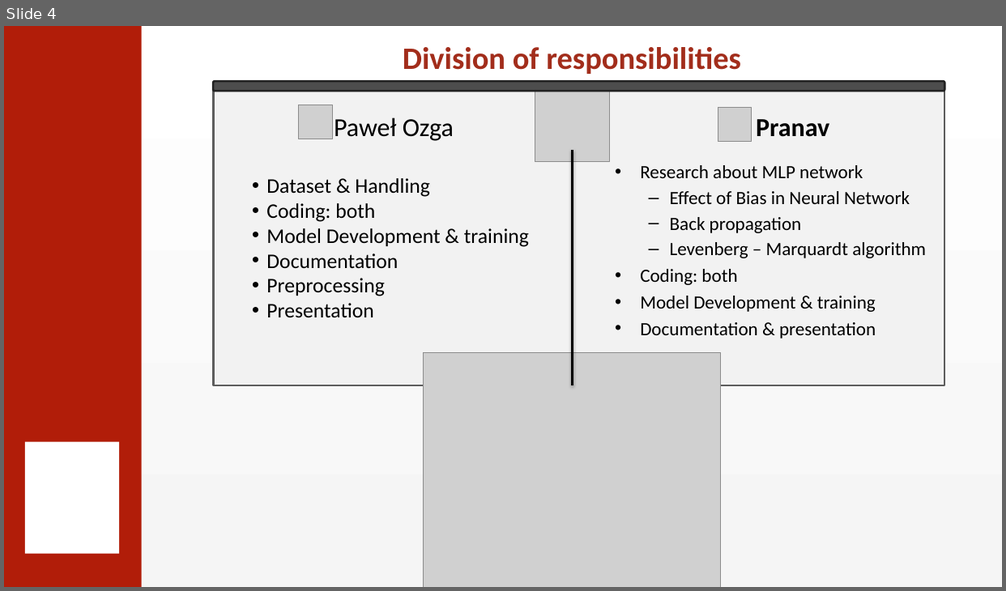
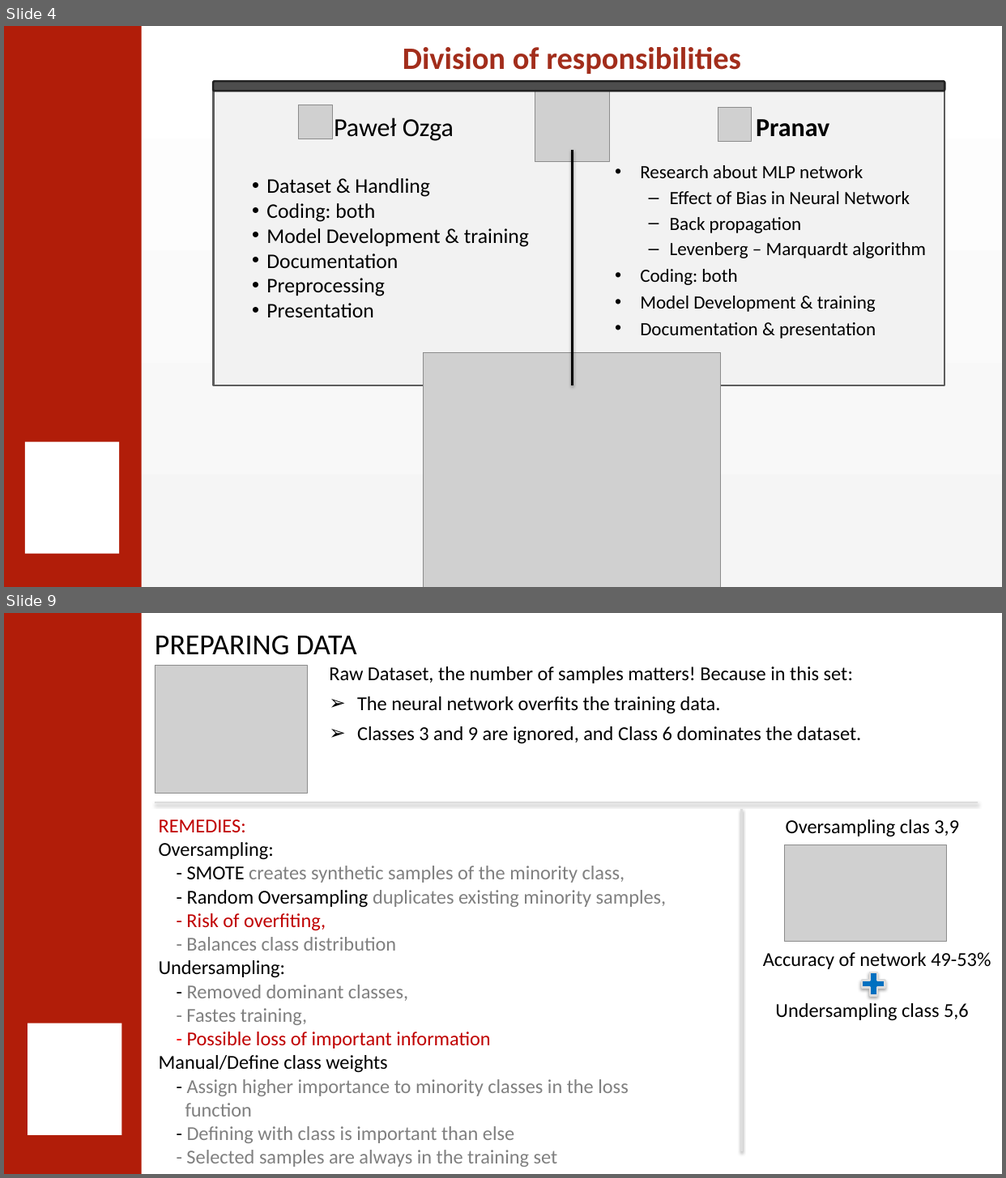
Before and after one commit to 0ZGAnetwork/WineQualityProject, a slide deck: Wine quality classification using Artificial Neural Network.pptx. Shown one above the other, each under a label of ours: slide 4 before the commit, slides 4 and 9 after it; the slides between them are not shown. The pictures are 1006x591 and 1006x1178 pixels, drawn with LibreOffice and Linux fonts; fonts in the diff are those of the drawing; grey boxes stand for pictures; background and template pictures are left out. Boxes give left, top, right and bottom in pixels: in the first picture for what was removed or moved away, otherwise in the second. Text is boxed around its words. In the diff, an @@ line names an element or a change of style, - is before the commit and + after.

```diff
--- a/Wine quality classification using Artificial Neural Network.pptx
+++ b/Wine quality classification using Artificial Neural Network.pptx
@@ slide 9 added at (x1=4, y1=613, x2=1002, y2=1174), background #FFFFFF; not listed: 1 template element that a slide beside it also shows @@
@@ text added at (x1=155, y1=635, x2=357, y2=655), 28 pt, text #000000 @@
+PREPARING DATA
@@ picture added at (x1=155, y1=666, x2=307, y2=794) @@
@@ text added at (x1=329, y1=666, x2=861, y2=744), 19 pt, text #000000 @@
+Raw Dataset, the number of samples matters! Because in this set:
+➢ The neural network overfits the training data.
+➢ Classes 3 and 9 are ignored, and Class 6 dominates the dataset.
@@ line added from (155, 803) to (978, 803), #DDDDDD 2 pt @@
@@ text added at (x1=159, y1=820, x2=667, y2=1167), 19 pt, text #808080 @@
+REMEDIES:
+Oversampling:
+              - SMOTE creates synthetic samples of the minority class,
+              - Random Oversampling duplicates existing minority samples,
+              - Risk of overfiting,
+              - Balances class distribution
+Undersampling:
+- Removed dominant classes,
+- Fastes training,
+- Possible loss of important information
+Manual/Define class weights
+- Assign higher importance to minority classes in the loss
+function
+- Defining with class is important than else
+- Selected samples are always in the training set
@@ line added from (742, 809) to (742, 1152), #DDDDDD 2 pt @@
@@ text added at (x1=786, y1=820, x2=959, y2=837), 19 pt, text #000000 @@
+Oversampling clas 3,9
@@ picture added at (x1=785, y1=845, x2=948, y2=942) @@
@@ text added at (x1=763, y1=952, x2=991, y2=969), 19 pt, text #000000 @@
+Accuracy of network 49-53%
@@ plus sign added at (x1=859, y1=969, x2=889, y2=1000), fill #0070C0, outline #DDDDDD 2 pt @@
@@ rectangle added at (x1=28, y1=1023, x2=122, y2=1135), fill #FFFFFF @@
@@ text added at (x1=775, y1=1003, x2=969, y2=1021), 19 pt, text #000000 @@
+Undersampling class 5,6
```
Also in this commit, not shown: 2 slides changed, 6 other slides added, 15 other files.
